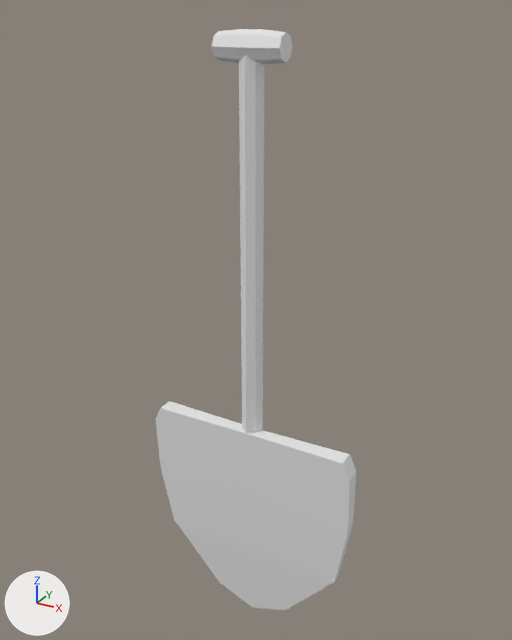
The FBX model Assets/Art/Models/Shovel.fbx: old version first, new version second.
Both versions are drawn from a camera (50 mm lens) standing at (1.36, -2.43, 2.13) and looking at (-0.03, 0.09, 0.87). The lights are fixed; the arrows at lower left show +X, +Y and +Z. Where no turn or scale is listed for an object, it has been applied to the vertices.

The first picture shows 'shovel'.
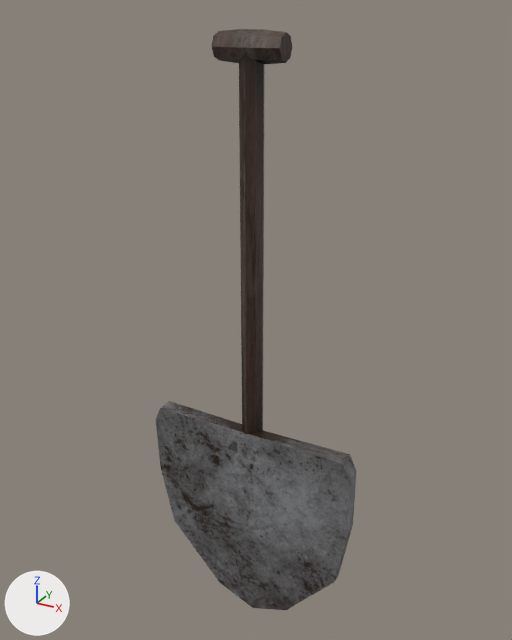
Pixel boxes [x1, y1, x2, y2] of what changed, in the pictures (512 x 640 px):
'shovel', recoloured: [156, 29, 357, 610] in both

The change, as a list of edits to the scene's bpy script:
```text
Add img_t_shovel_bs_png:
    img_t_shovel_bs_png = load_image('T_Shovel_BS.png', '../Textures/Shovel/T_Shovel_BS.png', 1024, 1024, 'sRGB')
Add mat_material_001:
    mat_material_001 = principled_material('Material.001')
    mat_material_001.texture = img_t_shovel_bs_png
Change me_cylinder_004:
    where me_cylinder_004.from_pydata(...)  # 87 vertices, 72 faces; spans x -0.51..0.51, y -0.07..0.06, z -0.74..2.06
    add me_cylinder_004.materials.append(mat_material_001)  # picture img_t_shovel_bs_png
```
